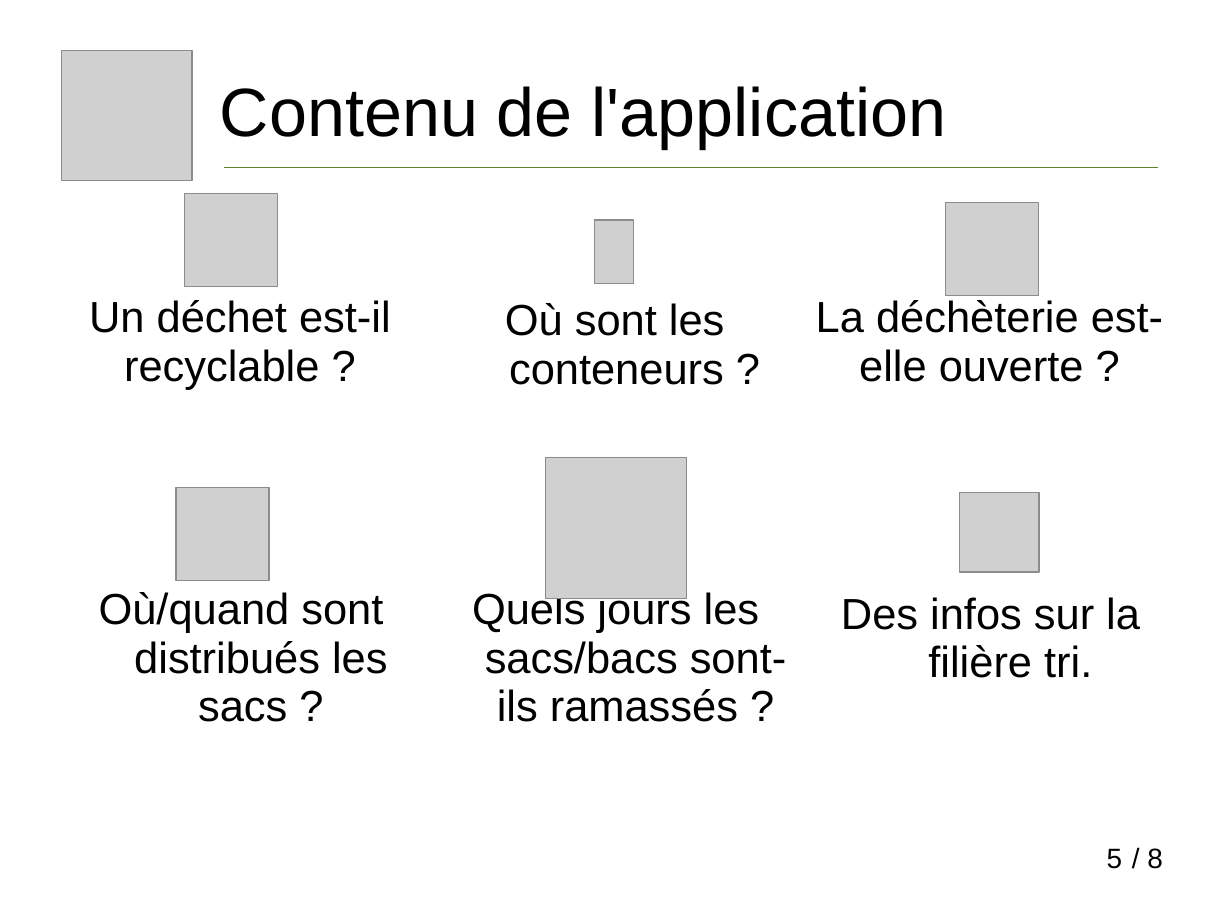
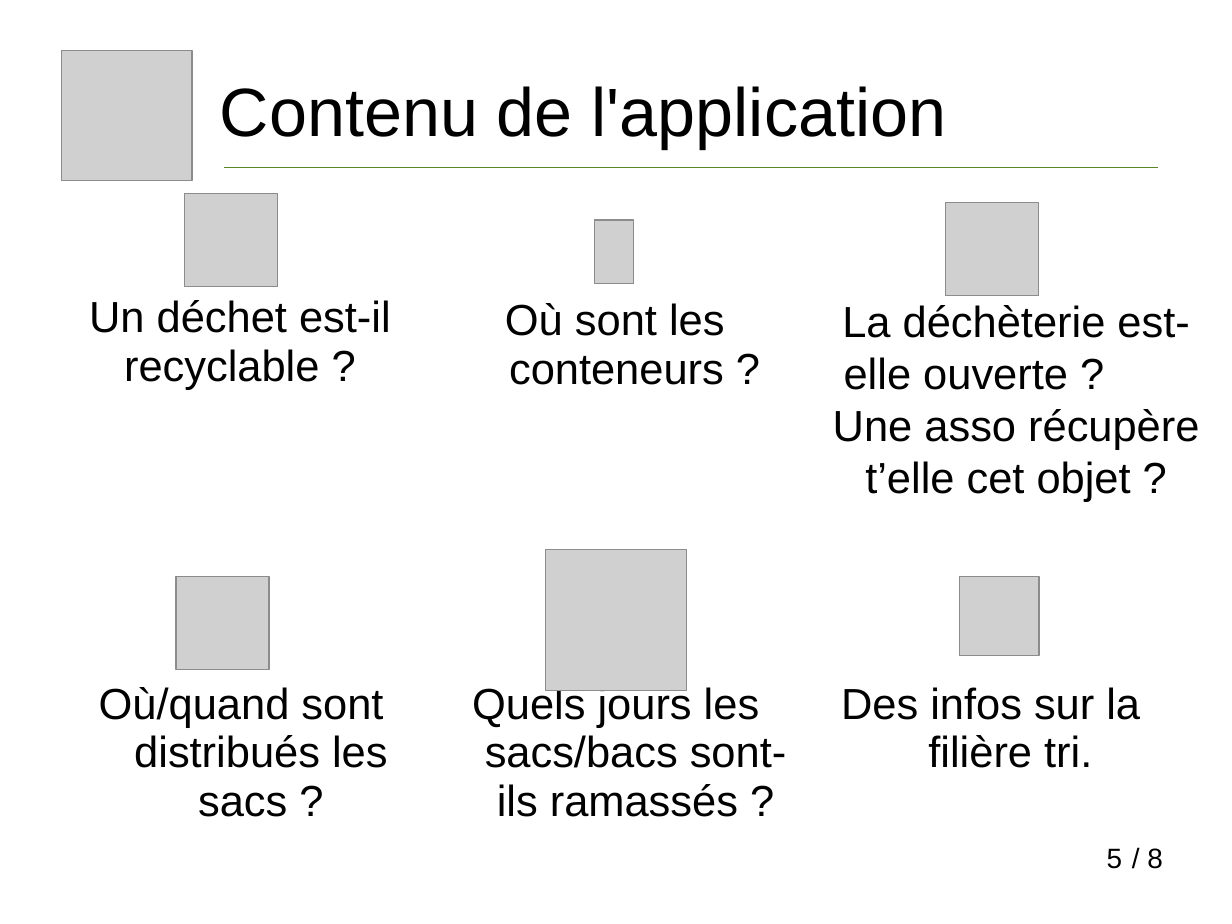
Before and after one commit to vivreanantes/VivreANantes_Complements, a slide deck: slide 5 of doc/Presentation_Mieux_Trier_A_Nantes.ppt. Drawn at 1232x924 pixels with LibreOffice and Linux fonts; fonts in the diff are those of the drawing; grey boxes stand for pictures. Boxes give left, top, right and bottom in pixels: in the first picture for what was removed or moved away, otherwise in the second. Text is boxed around its words. In the diff, an @@ line names an element or a change of style, - is before the commit and + after.

```diff
--- a/doc/Presentation_Mieux_Trier_A_Nantes.ppt
+++ b/doc/Presentation_Mieux_Trier_A_Nantes.ppt
@@ text at <box>833,305,1199,502</box>: text changed @@
-La déchèterie est-elle ouverte ?
+La déchèterie est-elle ouverte ? Une asso récupère t’elle cet objet ?
@@ picture: place and size @@
-picture at <box>546,457,686,598</box>
+picture at <box>546,550,686,691</box>
@@ picture: place and size @@
-picture at <box>176,487,268,580</box>
+picture at <box>176,577,268,670</box>
@@ picture: place and size @@
-picture at <box>959,493,1039,572</box>
+picture at <box>959,577,1039,656</box>
@@ indent changed in 4 elements at <box>505,303,725,385</box>, <box>841,687,1140,768</box>, <box>472,684,787,817</box>, <box>99,687,388,817</box> @@
@@ text "Où/quand sont distribués les sacs ...": place and size @@
-text "Où/quand sont distribués les sacs ..." at <box>99,592,388,722</box>
+text "Où/quand sont distribués les sacs ..." at <box>99,687,388,817</box>
@@ text "Quels jours les sacs/bacs sont-ils ...": place and size @@
-text "Quels jours les sacs/bacs sont-ils ..." at <box>472,589,787,722</box>
+text "Quels jours les sacs/bacs sont-ils ..." at <box>472,684,787,817</box>
@@ text "Des infos sur la filière ...": place and size @@
-text "Des infos sur la filière ..." at <box>841,597,1140,678</box>
+text "Des infos sur la filière ..." at <box>841,687,1140,768</box>
```
Also in this commit, not shown: 4 other slides changed, 1 slide added, 8 other files.
